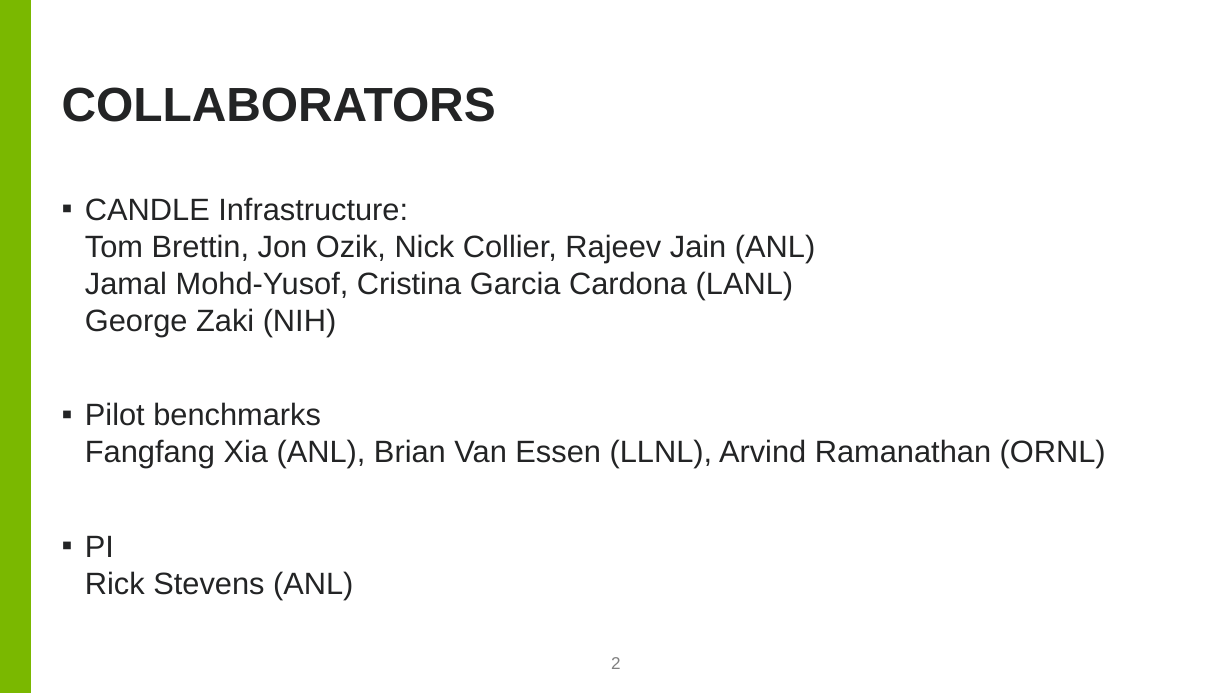
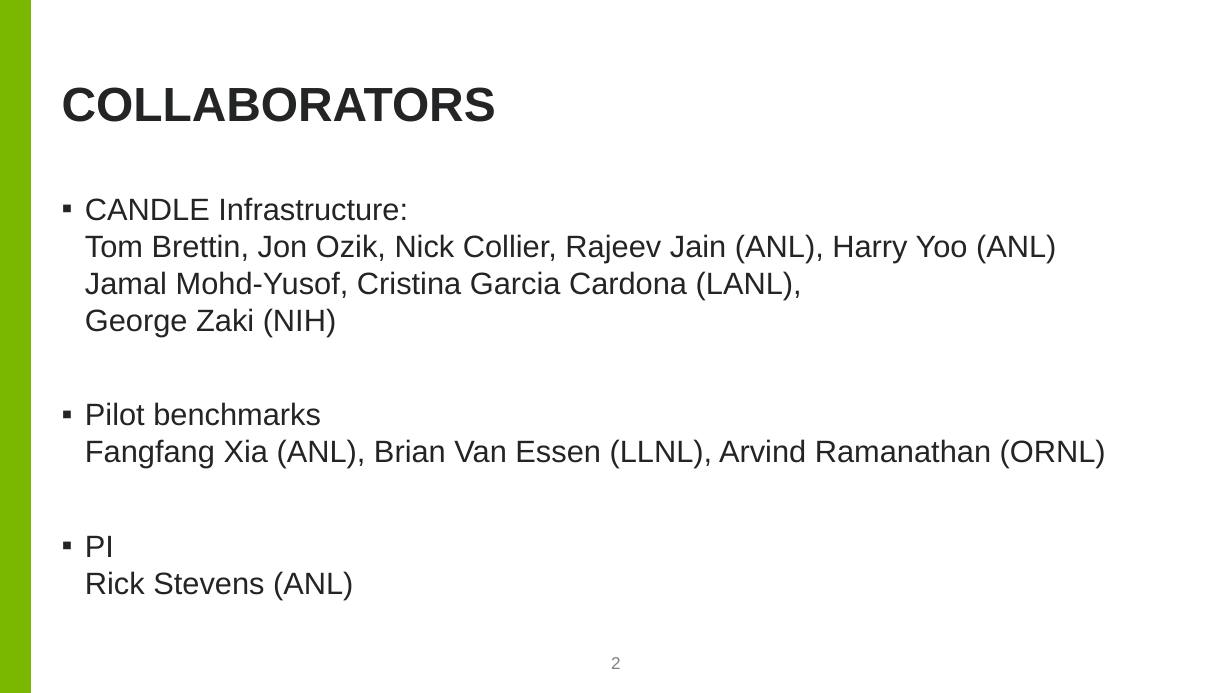
Before and after one commit to ECP-CANDLE/Tutorials, a slide deck: slide 2 of 2019/ECP/06.HPO/hpo.pptx. Drawn at 1232x693 pixels with LibreOffice and Linux fonts; fonts in the diff are those of the drawing; background and template pictures are left out. Boxes give left, top, right and bottom in pixels: in the first picture for what was removed or moved away, otherwise in the second. Text is boxed around its words. In the diff, an @@ line names an element or a change of style, - is before the commit and + after.

```diff
--- a/2019/ECP/06.HPO/hpo.pptx
+++ b/2019/ECP/06.HPO/hpo.pptx
@@ text at [85,197,1056,337]: text changed @@
-▪ CANDLE Infrastructure:
-  Tom Brettin, Jon Ozik, Nick Collier, Rajeev Jain (ANL)
-  Jamal Mohd-Yusof, Cristina Garcia Cardona (LANL)
-  George Zaki (NIH)
+▪ CANDLE Infrastructure:
+  Tom Brettin, Jon Ozik, Nick Collier, Rajeev Jain (ANL), Harry Yoo (ANL)
+  Jamal Mohd-Yusof, Cristina Garcia Cardona (LANL),
+  George Zaki (NIH)
```
Also in this commit, not shown: 4 other slides changed, 5 slides added, 3 slides removed.
